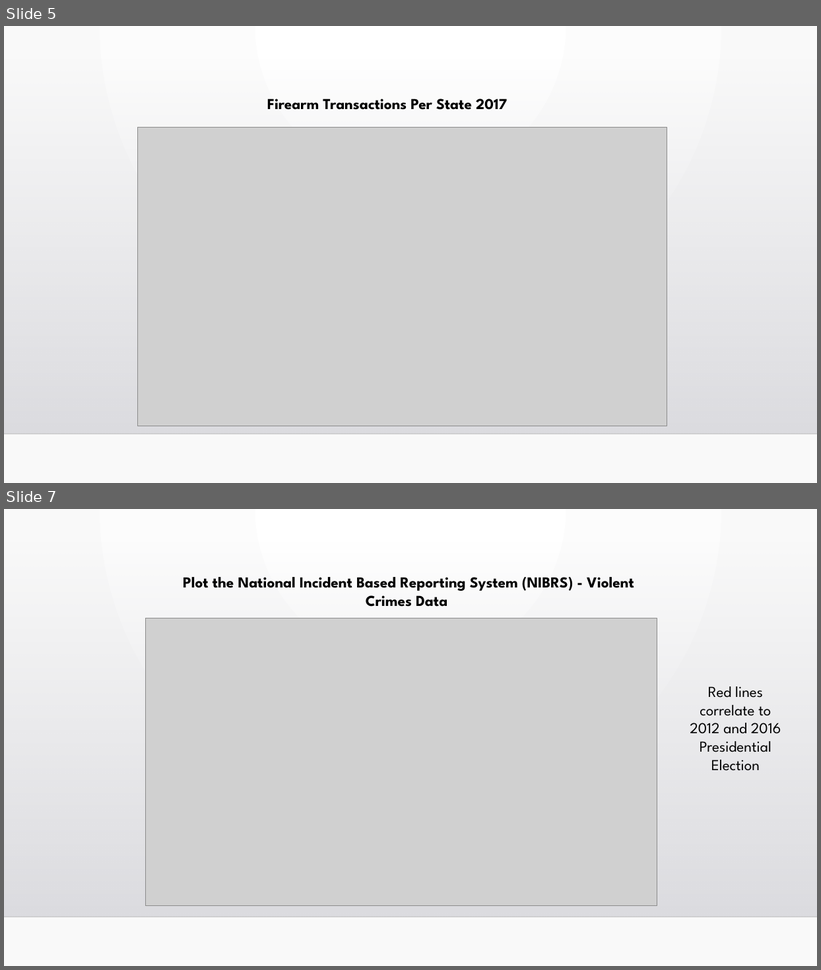
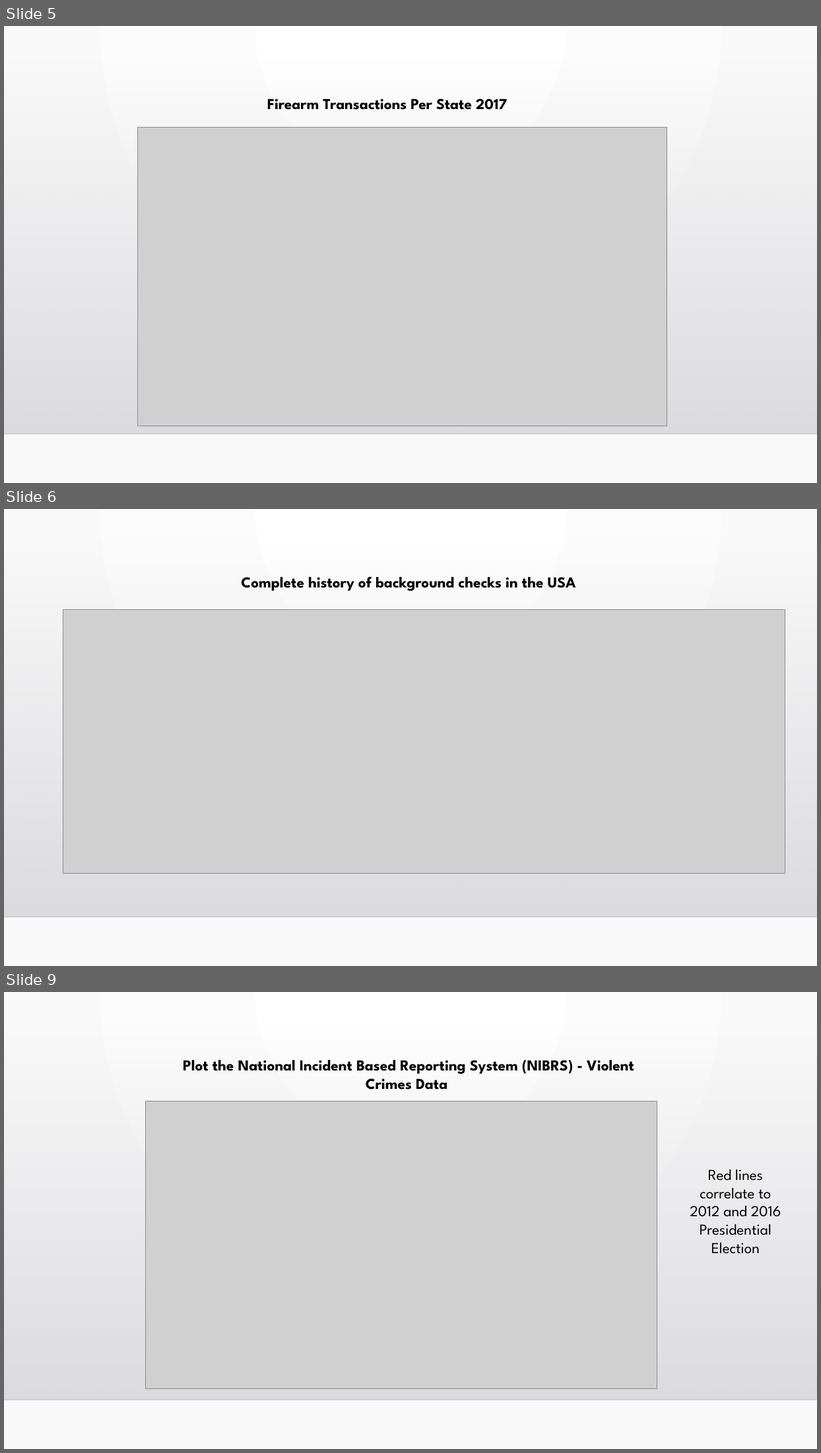
Before and after one commit to vabigdatamover/dream-team, a slide deck: Firearm Registration correlated to state_0725.pptx. Shown one above the other, each under a label of ours: slides 5 and 7 before the commit, slides 5, 6 and 9 after it; the slides between them are not shown. The pictures are 821x970 and 821x1453 pixels, drawn with LibreOffice and Linux fonts; fonts in the diff are those of the drawing; grey boxes stand for pictures; background and template pictures are left out. Boxes give left, top, right and bottom in pixels: in the first picture for what was removed or moved away, otherwise in the second. Text is boxed around its words. In the diff, an @@ line names an element or a change of style, - is before the commit and + after.

```diff
--- a/Firearm Registration correlated to state_0725.pptx
+++ b/Firearm Registration correlated to state_0725.pptx
@@ slide 6 added at (4,509,817,966), background gradient #FFFFFF to #FAFAFA; not listed: 2 template elements that a slide beside it also shows @@
@@ text added at (241,577,576,591), 18 pt, text #000000, bold @@
+Complete history of background checks in the USA
@@ picture added at (63,610,785,874) @@
@@ what was slide 7 is now slide 9 @@
```
Also in this commit, not shown: 2 slides changed, 3 other slides added, 1 slide removed, 1 other file.
